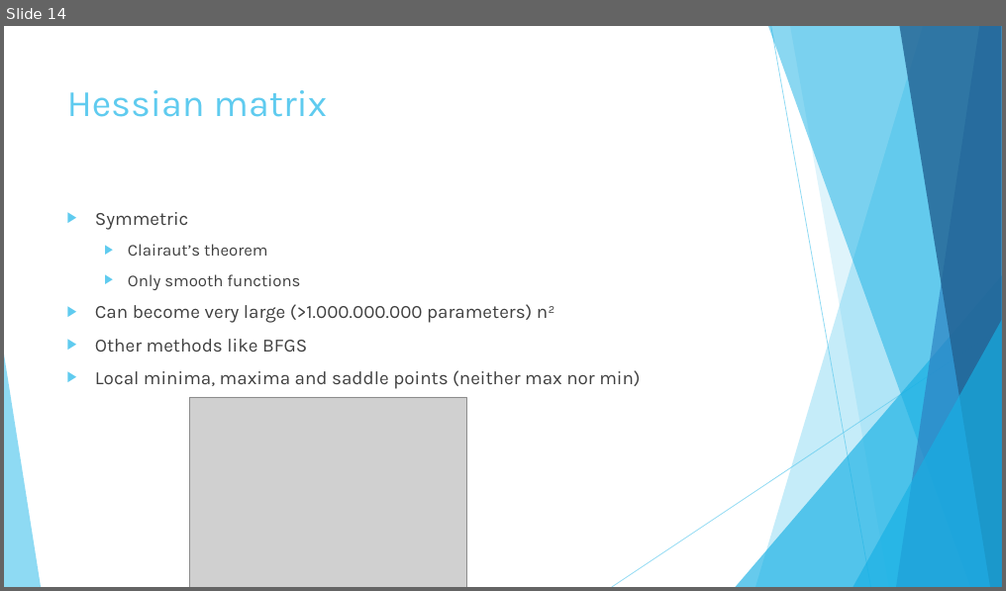
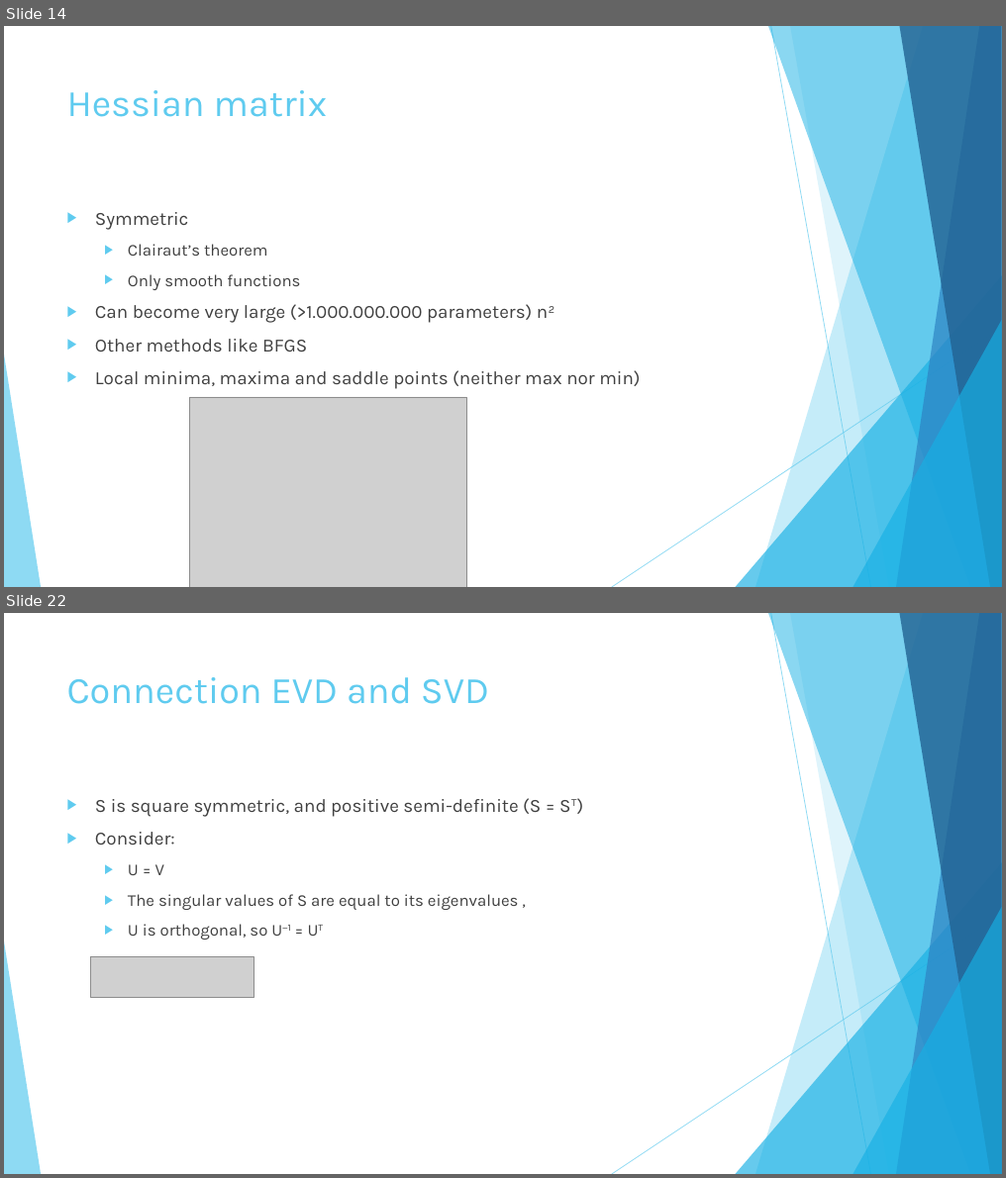
Before and after one commit to johnstegink/ReportAI2025, a slide deck: Presentatie.pptx. Shown one above the other, each under a label of ours: slide 14 before the commit, slides 14 and 22 after it; the slides between them are not shown. The pictures are 1006x591 and 1006x1178 pixels, drawn with LibreOffice and Linux fonts; fonts in the diff are those of the drawing; grey boxes stand for pictures. Boxes give left, top, right and bottom in pixels: in the first picture for what was removed or moved away, otherwise in the second. Text is boxed around its words. In the diff, an @@ line names an element or a change of style, - is before the commit and + after.

```diff
--- a/Presentatie.pptx
+++ b/Presentatie.pptx
@@ slide 22 added at <box>4,613,1002,1174</box>, background #FFFFFF; not listed: 10 template elements that a slide beside it also shows @@
@@ title added at <box>67,677,489,704</box>, 36 pt, text #5FCBEF @@
+Connection EVD and SVD
@@ text added at <box>95,798,541,940</box>, 16 pt, text #404040 @@
+▶ S is square symmetric, and positive semi-definite (S = ST)
+▶ Consider:
+  ▶ U = V
+  ▶ The singular values of S are equal to its eigenvalues ,
+  ▶ U is orthogonal, so U−1 = UT
@@ picture added at <box>91,958,254,998</box> @@
```
Also in this commit, not shown: 10 other slides added, 9 slides removed, 2 other files.
